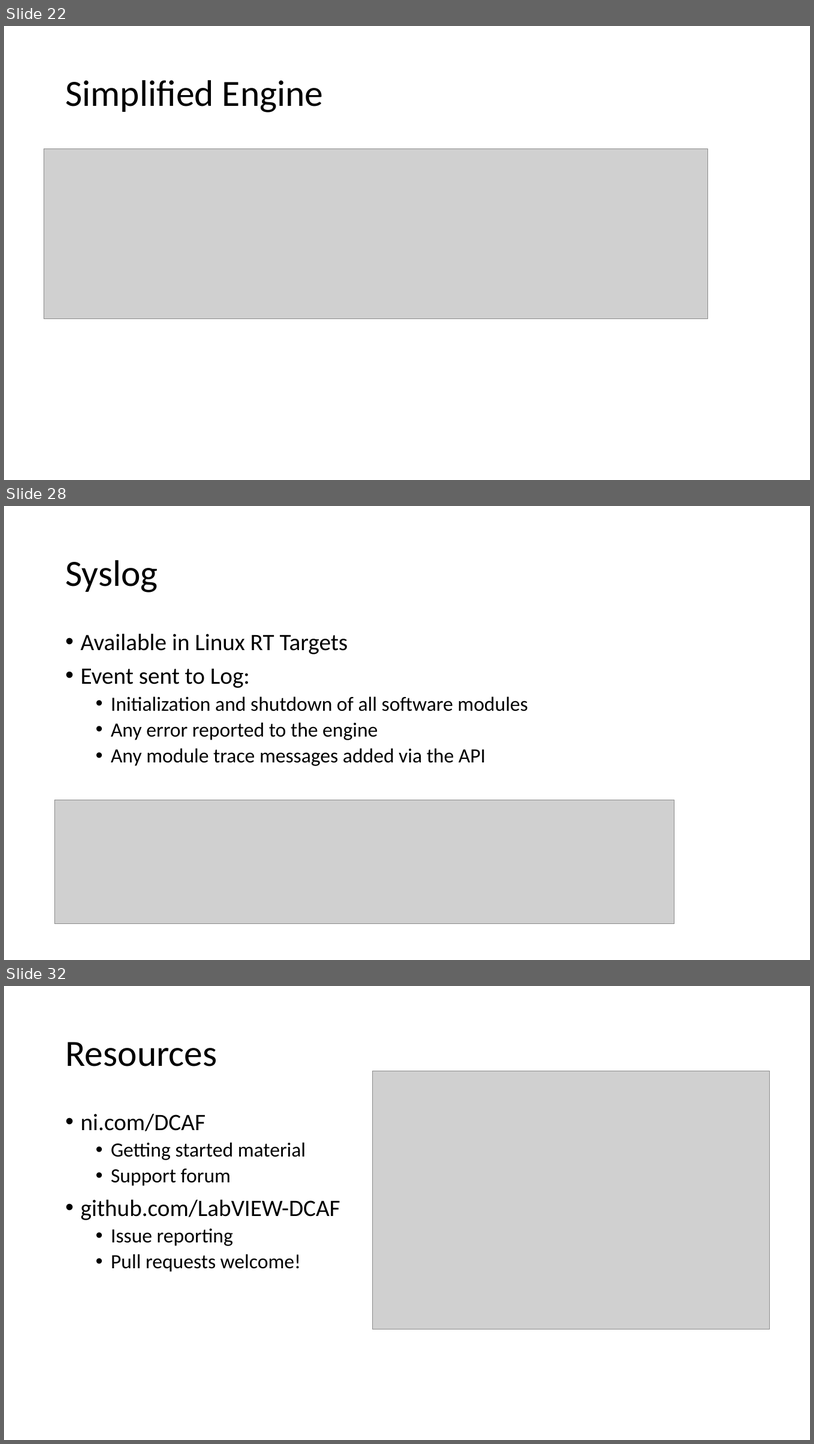
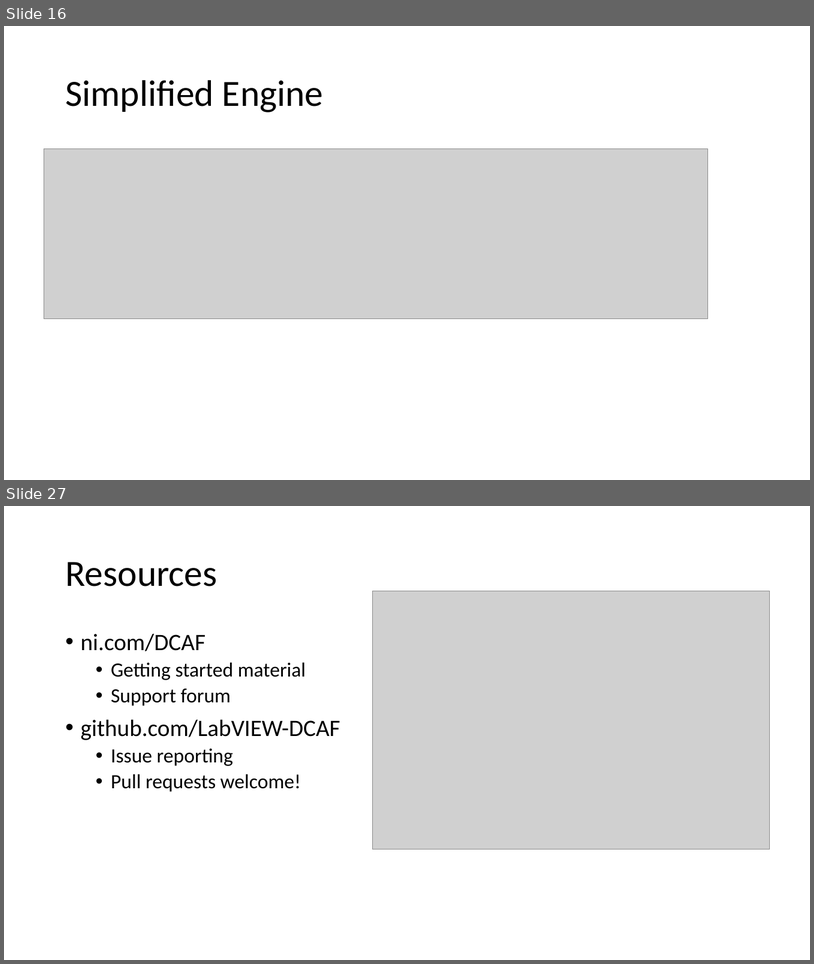
Before and after one commit to LabVIEW-DCAF/Documentation, a slide deck: Trunk/Getting Started Material/DCAF Training/1 Introduction to DCAF.pptx. Shown one above the other, each under a label of ours: slides 22, 28 and 32 before the commit, slides 16 and 27 after it; the slides between them are not shown. The pictures are 814x1444 and 814x964 pixels, drawn with LibreOffice and Linux fonts; fonts in the diff are those of the drawing; grey boxes stand for pictures. Boxes give left, top, right and bottom in pixels: in the first picture for what was removed or moved away, otherwise in the second. Text is boxed around its words. In the diff, an @@ line names an element or a change of style, - is before the commit and + after.

```diff
--- a/Trunk/Getting Started Material/DCAF Training/1 Introduction to DCAF.pptx
+++ b/Trunk/Getting Started Material/DCAF Training/1 Introduction to DCAF.pptx
@@ slide 28 removed at [4,506,810,960], background #FFFFFF @@
@@ title removed at [65,560,158,592] @@
-Syslog
@@ text removed at [81,633,528,766] @@
-• Available in Linux RT Targets
-• Event sent to Log:
-  • Initialization and shutdown of all software modules
-  • Any error reported to the engine
-  • Any module trace messages added via the API
@@ picture removed at [55,799,675,924] @@
@@ what was slide 22 is now slide 16 @@
@@ what was slide 32 is now slide 27 @@
```
Also in this commit, not shown: 9 slides changed, 2 slides added, 6 other slides removed, 2 other files.
